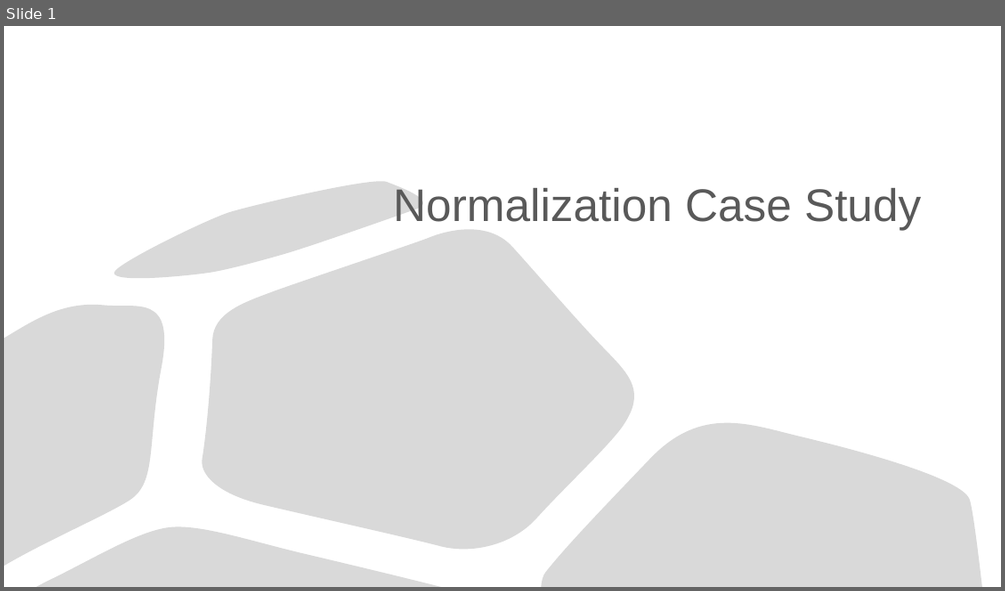
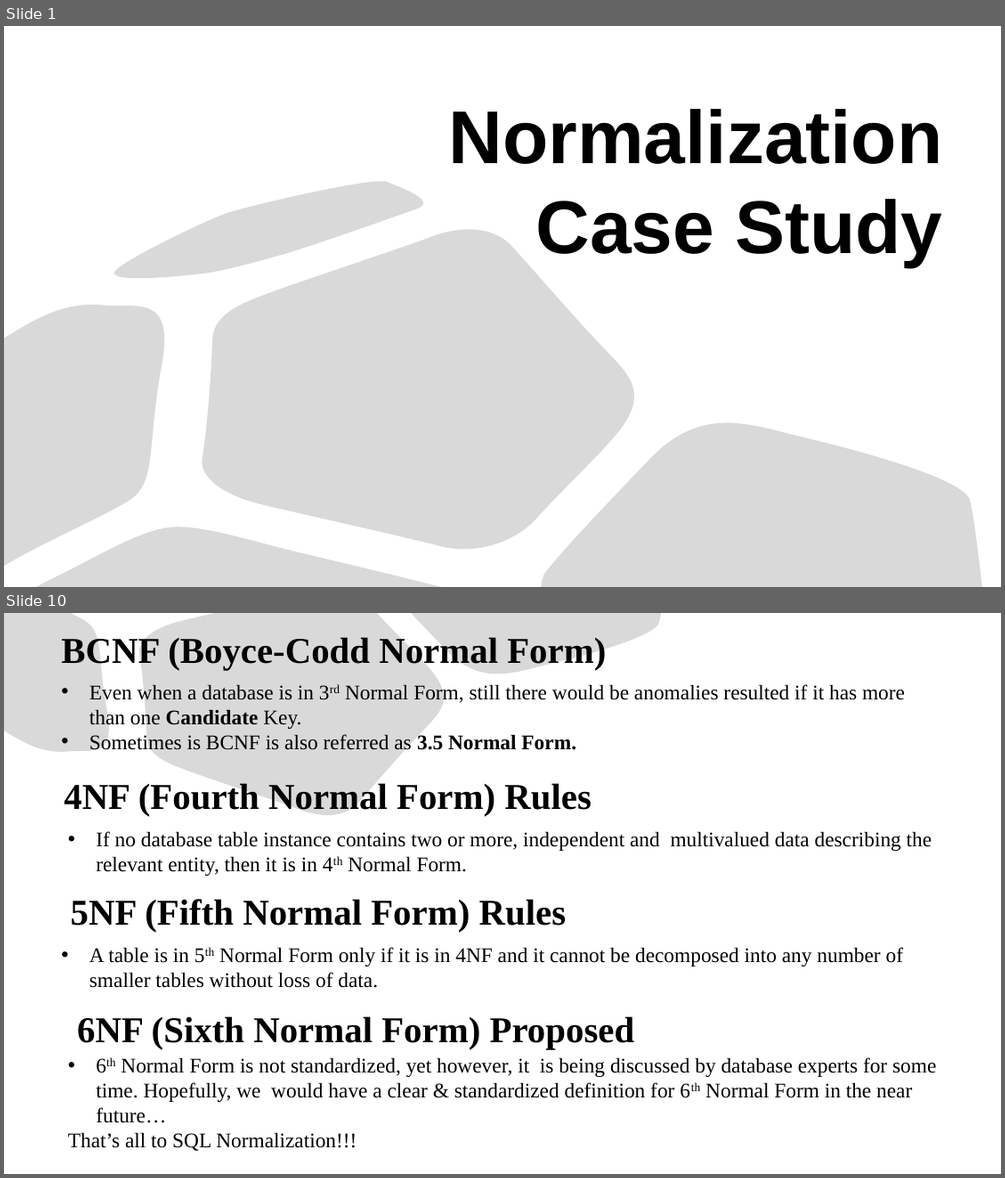
Before and after one commit to Saphall/Leapfrog_Data-Engineering_Assignments, a slide deck: Week1/Day1/Data Assignment/Normalization Case Study.pptx. Shown one above the other, each under a label of ours: slide 1 before the commit, slides 1 and 10 after it; the slides between them are not shown. The pictures are 1005x591 and 1005x1178 pixels, drawn with LibreOffice and Linux fonts; fonts in the diff are those of the drawing. Boxes give left, top, right and bottom in pixels: in the first picture for what was removed or moved away, otherwise in the second. Text is boxed around its words. In the diff, an @@ line names an element or a change of style, - is before the commit and + after.

```diff
--- a/Week1/Day1/Data Assignment/Normalization Case Study.pptx
+++ b/Week1/Day1/Data Assignment/Normalization Case Study.pptx
@@ slide 10 added at (x1=4, y1=613, x2=1001, y2=1174), background #FFFFFF @@
@@ freeform shape added at (x1=4, y1=613, x2=116, y2=761), fill #D9D9D9, outline #000000 0.75 pt @@
@@ title added at (x1=61, y1=637, x2=606, y2=670), 35 pt, text #000000, bold @@
+BCNF (Boyce-Codd Normal Form)
@@ freeform shape added at (x1=138, y1=613, x2=452, y2=826), fill #D9D9D9, outline #000000 0.75 pt @@
@@ freeform shape added at (x1=411, y1=613, x2=661, y2=686), fill #D9D9D9, outline #000000 0.75 pt @@
@@ text added at (x1=89, y1=684, x2=905, y2=750), 20 pt, text #000000 @@
+• Even when a database is in 3rd Normal Form, still there would be anomalies resulted if it has more than one Candidate Key.
+• Sometimes is BCNF is also referred as 3.5 Normal Form.
@@ text added at (x1=64, y1=783, x2=591, y2=817), 35 pt, text #000000, bold @@
+4NF (Fourth Normal Form) Rules
@@ text added at (x1=96, y1=831, x2=932, y2=876), 20 pt, text #000000 @@
+• If no database table instance contains two or more, independent and multivalued data describing the relevant entity, then it is in 4th Normal Form.
@@ text added at (x1=71, y1=899, x2=566, y2=932), 35 pt, text #000000, bold @@
+5NF (Fifth Normal Form) Rules
@@ text added at (x1=89, y1=947, x2=903, y2=988), 20 pt, text #000000 @@
+• A table is in 5th Normal Form only if it is in 4NF and it cannot be decomposed into any number of smaller tables without loss of data.
@@ text added at (x1=77, y1=1016, x2=635, y2=1049), 35 pt, text #000000, bold @@
+6NF (Sixth Normal Form) Proposed
@@ text added at (x1=68, y1=1057, x2=936, y2=1151), 20 pt, text #000000 @@
+• 6th Normal Form is not standardized, yet however, it is being discussed by database experts for some time. Hopefully, we would have a clear & standardized definition for 6th Normal Form in the near future…
+That’s all to SQL Normalization!!!
@@ slide 1 changed as well @@
@@ title "Normalization Case Study" moved from (x1=393, y1=188, x2=921, y2=230) to (x1=449, y1=109, x2=943, y2=266) @@
@@ title "Normalization Case Study" at (x1=449, y1=109, x2=943, y2=266): size 44 to 72 pt, text colour #595959 to #000000, bold on @@
```
Also in this commit, not shown: 9 other slides added.
